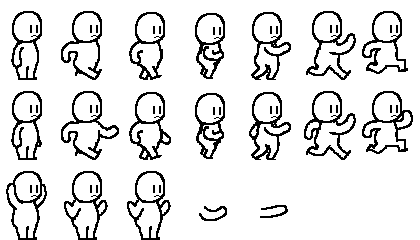
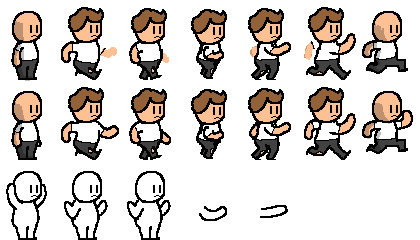
Layers edited between the first and the second 420×240 image:
added layer "hair outline" above "Layer 17" over box(68, 7, 344, 114)
added layer "Layer 17" (25%) above "hsir color" over box(14, 21, 390, 158)
added layer "hsir color" above "outlines" over box(69, 7, 343, 113)
added layer "Layer 15" above "details" over box(21, 56, 397, 142)
added layer "details" above "Layer 16" over box(14, 41, 402, 156)
added layer "Layer 14" over box(14, 12, 411, 158)
